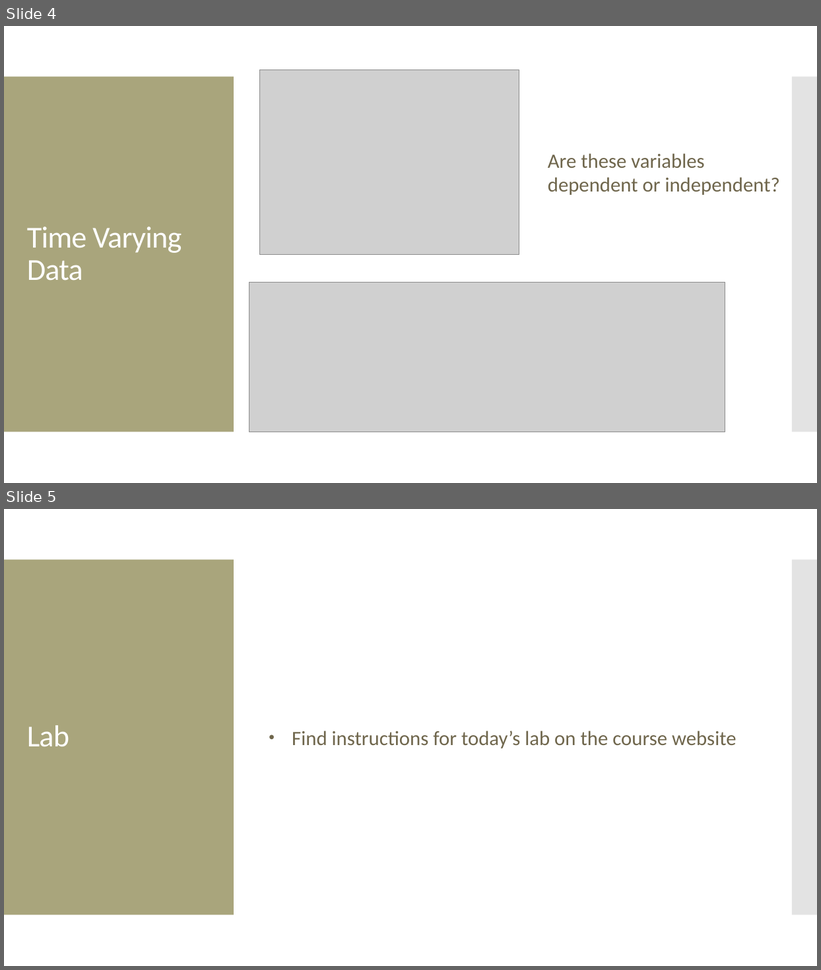
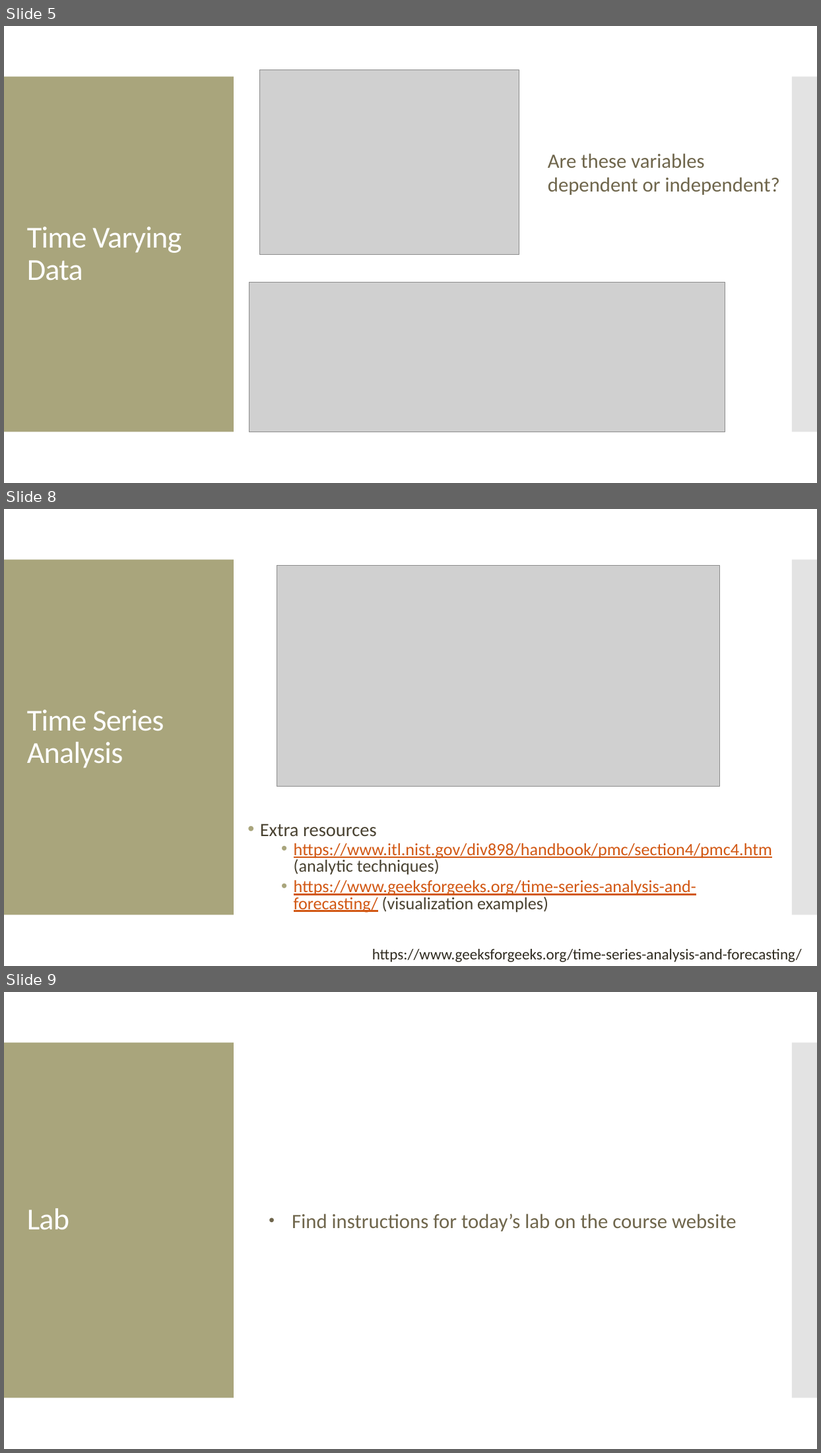
Before and after one commit to amosca01/SDS-CS235, a slide deck: slides/06-time-varying-data.pptx. Shown one above the other, each under a label of ours: slides 4 and 5 before the commit, slides 5, 8 and 9 after it; the slides between them are not shown. The pictures are 821x970 and 821x1453 pixels, drawn with LibreOffice and Linux fonts; fonts in the diff are those of the drawing; grey boxes stand for pictures. Boxes give left, top, right and bottom in pixels: in the first picture for what was removed or moved away, otherwise in the second. Text is boxed around its words. In the diff, an @@ line names an element or a change of style, - is before the commit and + after.

```diff
--- a/slides/06-time-varying-data.pptx
+++ b/slides/06-time-varying-data.pptx
@@ slide 8 added at box(4, 509, 817, 966), background #FFFFFF; not listed: 2 template elements that a slide beside it also shows @@
@@ picture added at box(277, 565, 719, 787) @@
@@ title added at box(27, 710, 164, 768), 36 pt, text #FFFFFF @@
+Time Series Analysis
@@ text added at box(260, 824, 802, 962), 20.4 pt, text #D25814, underline @@
+• Extra resources
+  • https://www.itl.nist.gov/div898/handbook/pmc/section4/pmc4.htm (analytic techniques)
+  • https://www.geeksforgeeks.org/time-series-analysis-and-forecasting/ (visualization examples)
@@ text added at box(294, 880, 696, 913), 18 pt, text #2F2B20 @@
+https://www.geeksforgeeks.org/time-series-analysis-and-forecasting/
@@ what was slide 4 is now slide 5 @@
@@ what was slide 5 is now slide 9 @@
```
Also in this commit, not shown: 2 slides changed, 3 other slides added.
